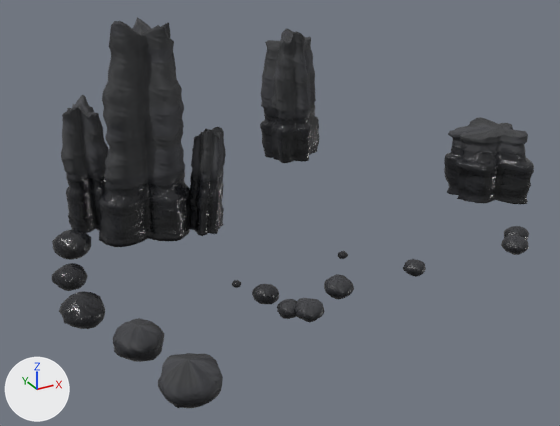
Renders of the glTF model examples/gosx-docs/public/models/blackglass/stacks-v2.glb from each side of a commit.
The view is the same before and after, from a camera (50 mm lens) standing at (-41.9, -46.4, 31.6) and looking at (-5.4, 19.8, -1.5). Every picture has the same lights, and +X, +Y and +Z are marked at lower left. The older version comes first. Vertices at exactly the same position are counted once.

The older version as bpy lines, for what is in view:
```python
me_mesh_0 = bpy.data.meshes.new('Mesh_0')
me_mesh_0.from_pydata(...)  # 18102 vertices, 36128 faces; spans x -1.0..1.0, y -0.82..1.0, z -1.0..-0.23
me_mesh_0.materials.append(mat_weathered_basalt)
ob_mesh_0 = bpy.data.objects.new('Mesh_0', me_mesh_0)
ob_mesh_0.location = (-0.12, 17.4, 25.25)
ob_mesh_0.scale = (31.2, 31.2, 31.2)
```
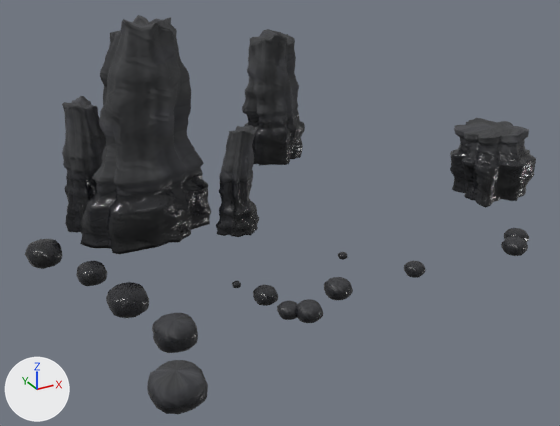
Location of each change, [x1, y1, x2, y2] in pixels of the pictures (560 x 426 px; the box of a moved part takes in the faces that stretch with it):
'Mesh_0', reshaped, moved, rescaled (6% wider)
    before: [52, 18, 534, 408]
    after: [25, 15, 536, 414]
part 1 of me_mesh_0, moved or reshaped
    before: [52, 229, 91, 260]
    after: [25, 239, 63, 269]
part 2 of me_mesh_0, moved or reshaped
    before: [52, 263, 88, 291]
    after: [76, 261, 107, 286]
part 3 of me_mesh_0, moved or reshaped
    before: [59, 291, 105, 329]
    after: [106, 282, 149, 318]
part 4 of me_mesh_0, moved or reshaped
    before: [113, 318, 164, 362]
    after: [152, 313, 198, 353]
part 5 of me_mesh_0, moved or reshaped
    before: [324, 274, 354, 299]
    after: [324, 277, 353, 300]
part 6 of me_mesh_0, moved or reshaped
    before: [277, 299, 297, 319]
    after: [277, 300, 297, 320]
part 7 of me_mesh_0, moved or reshaped
    before: [338, 251, 348, 259]
    after: [338, 252, 348, 260]
part 8 of me_mesh_0, moved or reshaped
    before: [252, 284, 279, 304]
    after: [253, 285, 278, 306]
part 9 of me_mesh_0, moved or reshaped
    before: [295, 298, 325, 322]
    after: [296, 299, 323, 323]
part 10 of me_mesh_0, moved or reshaped
    before: [504, 226, 529, 240]
    after: [504, 228, 529, 243]
part 11 of me_mesh_0, moved or reshaped
    before: [501, 234, 529, 255]
    after: [501, 237, 528, 256]
part 12 of me_mesh_0, moved or reshaped
    before: [403, 259, 426, 277]
    after: [404, 261, 426, 278]
part 13 of me_mesh_0, moved or reshaped
    before: [232, 280, 241, 288]
    after: [232, 281, 241, 288]
part 14 of me_mesh_0, moved or reshaped
    before: [61, 18, 226, 247]
    after: [62, 15, 259, 254]
part 15 of me_mesh_0, moved or reshaped
    before: [260, 28, 319, 163]
    after: [242, 29, 305, 166]
part 16 of me_mesh_0, moved or reshaped
    before: [444, 117, 534, 204]
    after: [450, 118, 536, 208]
part 17 of me_mesh_0, moved or reshaped
    before: [158, 353, 223, 408]
    after: [147, 360, 208, 414]

The edits, one by one:
me_mesh_0 is used by ob_mesh_0; location (-0.12, 17.4, 25.25); scale (31.2, 31.2, 31.2).
me_mesh_0 had 18102 vertices, 36128 faces and spanned x -1.0..1.0, y -0.82..1.0, z -1.0..-0.23.
me_mesh_0 now has 18102 vertices, 36128 faces and spans x -1.0..1.0, y -0.83..1.0, z -1.0..-0.23.
me_mesh_0 part 1: the loose piece of 178 vertices spanning x -0.9..-0.78, y 0.18..0.3, z -0.93..-0.84 is moved by (-0.11, -0.02, -0.01).
me_mesh_0 part 2: the loose piece of 178 vertices spanning x -0.96..-0.86, y -0.06..0.04, z -0.9..-0.83 is scaled about its middle by (0.936, 0.917, 0.92), then moved by (0.05, -0.02, 0.0).
me_mesh_0 part 3: the loose piece of 178 vertices spanning x -1.0..-0.89, y -0.33..-0.21, z -0.88..-0.79 is scaled about its middle by (0.964, 0.925, 0.925), then moved by (0.11, -0.02, -0.01).
me_mesh_0 part 4: the loose piece of 178 vertices spanning x -0.94..-0.82, y -0.58..-0.46, z -0.85..-0.76 is multiplied about its middle by the matrix ((0.934, 0.0, 0.008), (0.0, 0.933, -0.005), (0.007, -0.005, 0.908)), then moved by (0.07, -0.02, -0.01).
me_mesh_0 part 5: the loose piece of 178 vertices spanning x -0.37..-0.29, y -0.58..-0.5, z -0.83..-0.77 is moved by (-0.02, -0.02, -0.01).
me_mesh_0 part 6: the loose piece of 178 vertices spanning x -0.53..-0.47, y -0.6..-0.55, z -0.82..-0.77 is moved by (-0.02, -0.02, 0.0).
me_mesh_0 part 7: the loose piece of 178 vertices spanning x -0.2..-0.17, y -0.35..-0.32, z -0.84..-0.82 is moved by (-0.01, -0.02, 0.0).
me_mesh_0 part 8: the loose piece of 178 vertices spanning x -0.54..-0.47, y -0.5..-0.43, z -0.83..-0.78 is moved by (-0.02, -0.02, 0.0).
me_mesh_0 part 9: the loose piece of 178 vertices spanning x -0.5..-0.43, y -0.65..-0.57, z -0.82..-0.77 is scaled about its middle by (0.953, 0.921, 0.938), then moved by (-0.02, -0.02, -0.01).
me_mesh_0 part 10: the loose piece of 178 vertices spanning x 0.29..0.36, y -0.55..-0.47, z -0.83..-0.78 is moved by (-0.01, -0.03, -0.01).
me_mesh_0 part 11: the loose piece of 178 vertices spanning x 0.22..0.3, y -0.61..-0.53, z -0.83..-0.77 is moved by (-0.01, -0.02, -0.01).
me_mesh_0 part 12: the loose piece of 178 vertices spanning x -0.12..-0.06, y -0.58..-0.52, z -0.82..-0.78 is moved by (-0.01, -0.02, 0.0).
me_mesh_0 part 13: the loose piece of 178 vertices spanning x -0.55..-0.52, y -0.36..-0.33, z -0.84..-0.82 is moved by (-0.02, -0.02, 0.0).
me_mesh_0 part 14: 9347 of 18102 vertices moved; they spanned x -0.77..-0.22, y 0.31..0.68, z -1.0..-0.23 and now span x -0.79..-0.15, y 0.22..0.66, z -1.0..-0.23; mean shift (0.02, -0.04, 0.01); largest move (-0.28, 0.35, -0.96) -> (-0.17, 0.24, -0.96).
me_mesh_0 part 15: 3122 of 18102 vertices moved; they spanned x 0.22..0.51, y 0.81..1.0, z -1.0..-0.42 and now span x 0.07..0.39, y 0.79..1.0, z -1.0..-0.42; mean shift (-0.11, -0.02, 0.01); largest move (0.25, 0.92, -0.89) -> (0.07, 0.89, -0.89).
me_mesh_0 part 16: 3103 of 18102 vertices moved; they spanned x 0.65..1.0, y -0.04..0.29, z -1.0..-0.73 and now span x 0.67..1.0, y -0.03..0.28, z -1.0..-0.73; mean shift (0.0, -0.03, 0.0); largest move (0.91, 0.13, -0.98) -> (0.98, 0.09, -0.98).
me_mesh_0 part 17: 178 of 18102 vertices moved; they spanned x -0.91..-0.78, y -0.82..-0.68, z -0.83..-0.73 and now span x -0.95..-0.83, y -0.83..-0.71, z -0.83..-0.75; mean shift (-0.04, -0.02, -0.01); largest move (-0.84, -0.68, -0.78) -> (-0.89, -0.71, -0.79).
Object 'Mesh_0' (ob_mesh_0) moves from (-0.12, 17.4, 25.25) to (0.34, 18.13, 25.2).
